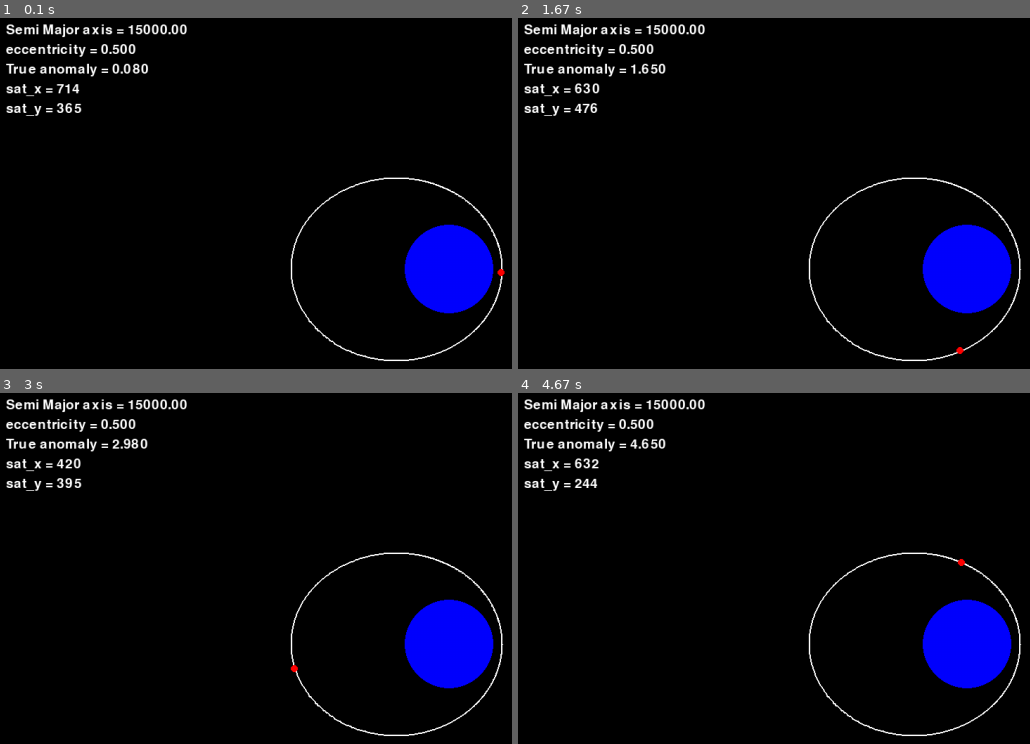
Above: before the commit, frames 1-4 (two rows, left to right).
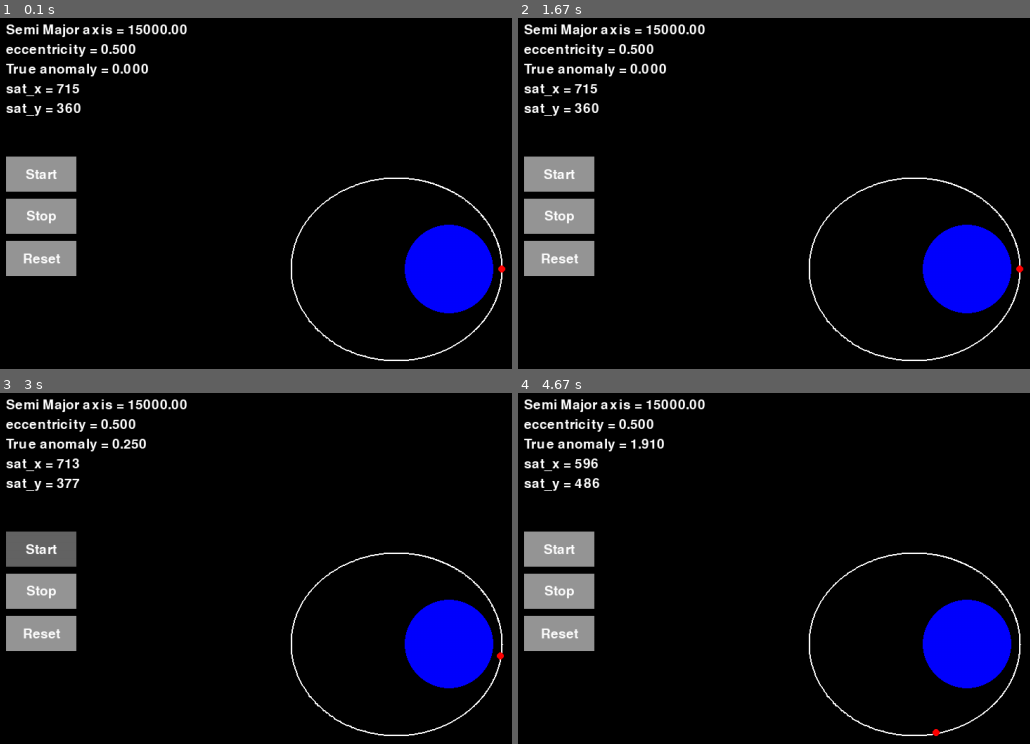
Above: after the commit, the same moments.

Repository: Vinayak2005917/Hohmann-Transfer-visualizer-using-pygame
Game: pygame game, started from main.py
The game is run twice, just before and just after one commit, with the same random seed, the same clock (stepped at 60 frames per second) and the same inputs.
Inputs (mouse positions are in pixels of both pictures, inside the frame that each line leads up to):
- Up to frame 1 (0.1 s): no input
- Up to frame 2 (1.67 s): click (558, 172) at 0.38 s, where only the run after the commit has a clickable "Start"; click (558, 256) at 0.72 s, where only the run after the commit has a clickable "Reset"; click (558, 214) at 1.05 s, where only the run after the commit has a clickable "Stop"; click (outside the picture) at 1.38 s
- Up to frame 3 (3 s): click (40, 547) at 2.72 s, where only the run after the commit has a clickable "Start"
- Up to frame 4 (4.67 s): click (outside the picture) at 3.05 s; click (558, 547) at 3.88 s, where only the run after the commit has a clickable "Start"; click (outside the picture) at 4.22 s

The runs differ from the first frame. In frame 1, 4.3% of the frame differs, in the area x 1-99%, y 13-74%; in frame 2, 4.6%, in the area x 1-99%, y 12-96%; in frame 3, 4.6%; in frame 4, 4.6%.

Commit message:
added start, stop and reset buttons

Diff:
--- a/main.py
+++ b/main.py
@@ -8,6 +8,22 @@
 
 # Font for live-updating text
 font = pygame.font.SysFont(None, 28)
+
+# buttons
+button_color = (150,150,150)
+button_hover_color = (100,100,100)
+
+#start button
+start_button_rect = pygame.Rect(10, 200, 100, 50)
+start_button_text = font.render('Start', True, (255, 255, 255))
+
+#stop button
+stop_button_rect = pygame.Rect(10, 260, 100, 50)
+stop_button_text = font.render('Stop', True, (255, 255, 255))
+
+#reset button
+reset_button_rect = pygame.Rect(10, 320, 100, 50)
+reset_button_text = font.render('Reset', True, (255, 255, 255))
 
 # Set up the display
 WIDTH, HEIGHT = 1280,720
@@ -34,13 +50,15 @@
 	y = int((r*np.sin(i)/100)+zeroy)
 	pointslist.append((x,y))
 
-
+run = False
 # Main loop
 running = True
 while running:
 	for event in pygame.event.get():
 		if event.type == pygame.QUIT:
 			running = False
+	mouse_pos = pygame.mouse.get_pos()
+	mouse_pressed = pygame.mouse.get_pressed()
 	window.fill((0, 0, 0))
 
 	#earth
@@ -54,6 +72,14 @@
 	sat_x = int((r*np.cos(theta)/100)+zerox)
 	sat_y = int((r*np.sin(theta)/100)+zeroy)
 
+	#updating the sat position
+	if run:
+		time.sleep(0.01)
+		theta += 0.01
+	pygame.draw.circle(window, (255, 0, 0), (sat_x,sat_y), 5)
+
+
+
 	# Live-updating text (top left)
 	text_lines = [
 		f"Semi Major axis = {Orbit1.semi_major_axis:.2f}",
@@ -66,10 +92,37 @@
 		text_surface = font.render(line, True, (255, 255, 255))
 		window.blit(text_surface, (10, 10 + i * 28))
 
+	# Start button
+	if start_button_rect.collidepoint(mouse_pos):
+		pygame.draw.rect(window, button_hover_color, start_button_rect)
+		if mouse_pressed[0]:
+			run = True
+	else:
+		pygame.draw.rect(window, button_color, start_button_rect)
+	text_rect = start_button_text.get_rect(center=start_button_rect.center)
+	window.blit(start_button_text, text_rect)
 
-	time.sleep(0.01)
-	theta += 0.01
-	pygame.draw.circle(window, (255, 0, 0), (sat_x,sat_y), 5)
+	# Stop button
+	if stop_button_rect.collidepoint(mouse_pos):
+		pygame.draw.rect(window, button_hover_color, stop_button_rect)
+		if mouse_pressed[0]:
+			run = False
+	else:
+		pygame.draw.rect(window, button_color, stop_button_rect)
+	text_rect = stop_button_text.get_rect(center=stop_button_rect.center)
+	window.blit(stop_button_text, text_rect)
+
+	# Reset button
+	if reset_button_rect.collidepoint(mouse_pos):
+		pygame.draw.rect(window, button_hover_color, reset_button_rect)
+		if mouse_pressed[0]:
+			run = False
+			theta = 0
+	else:
+		pygame.draw.rect(window, button_color, reset_button_rect)
+	text_rect = reset_button_text.get_rect(center=reset_button_rect.center)
+	window.blit(reset_button_text, text_rect)
+
 	pygame.display.flip()
 
 pygame.quit()
